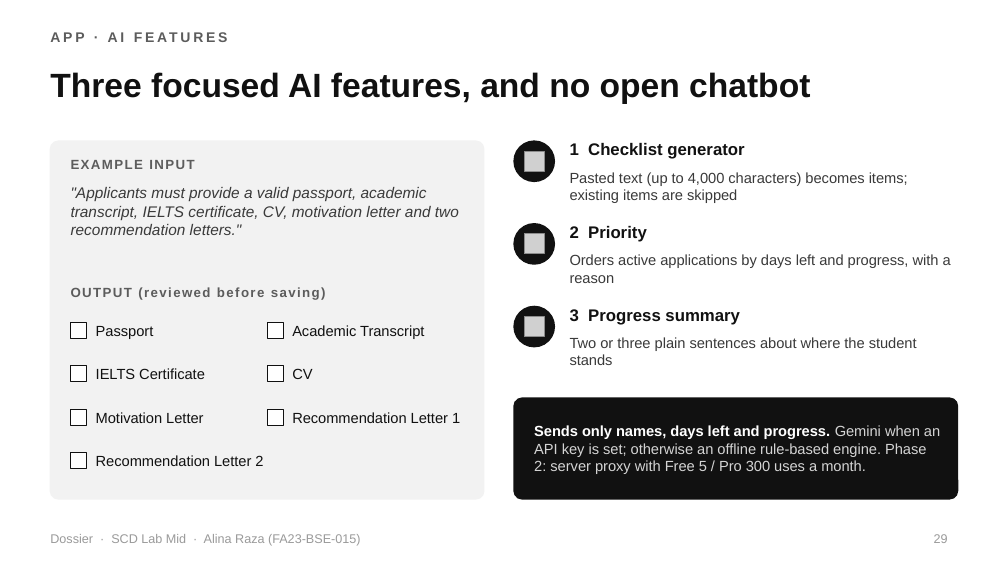
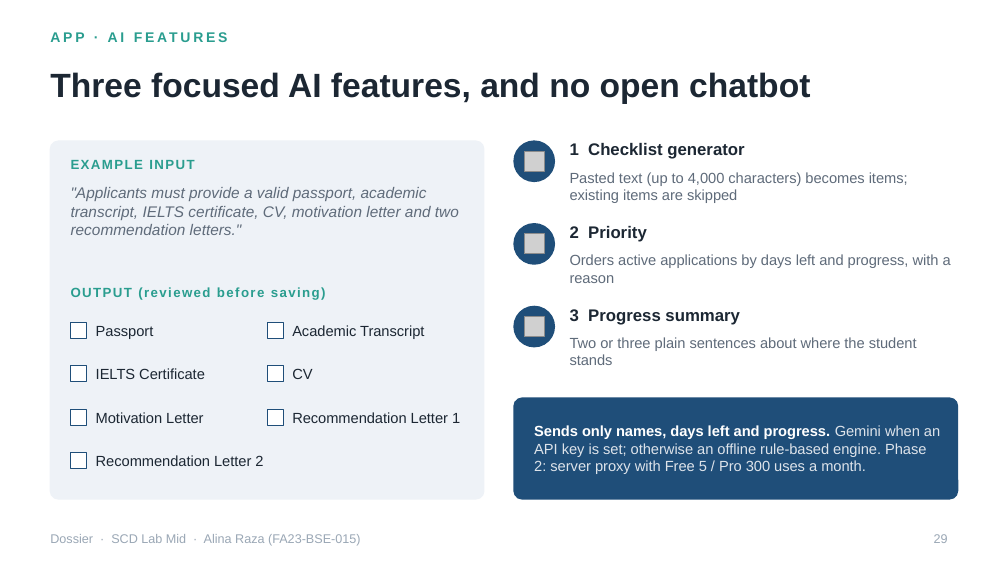
Before and after one commit to alinaraza2017/dossier, a slide deck: slide 29 of presentation_prep/02_Dossier_SCD_Lab_Mid.pptx. Drawn at 1008x567 pixels with LibreOffice and Linux fonts; fonts in the diff are those of the drawing; grey boxes stand for pictures. Boxes give left, top, right and bottom in pixels: in the first picture for what was removed or moved away, otherwise in the second. Text is boxed around its words. In the diff, an @@ line names an element or a change of style, - is before the commit and + after.

```diff
--- a/presentation_prep/02_Dossier_SCD_Lab_Mid.pptx
+++ b/presentation_prep/02_Dossier_SCD_Lab_Mid.pptx
@@ rounded rectangle at <box>50,141,484,499</box>: fill #F2F2F2 to #EEF2F7; outline #F2F2F2 1 pt to #EEF2F7 1 pt @@
@@ text colour #5C5C5C to #2A9D8F in 3 elements at <box>50,28,958,53</box>, <box>71,160,194,169</box>, <box>71,287,326,300</box> @@
@@ text colour #111111 to #1C2733 in 11 elements at <box>50,72,810,104</box>, <box>96,326,154,339</box>, <box>292,325,424,339</box>, <box>96,368,205,379</box>, <box>292,368,312,379</box>, <box>96,412,203,423</box>, <box>292,412,460,423</box>, <box>96,455,263,466</box>, <box>570,143,744,159</box>, <box>570,226,647,242</box>, <box>570,309,740,325</box> @@
@@ text colour #3A3A3A to #5F6B7A in 4 elements at <box>71,187,459,235</box>, <box>570,172,908,203</box>, <box>570,254,951,283</box>, <box>570,337,917,365</box> @@
@@ fill #111111 to #1F4E79; outline #111111 1 pt to #1F4E79 1 pt in 4 elements at <box>514,141,554,181</box>, <box>514,224,554,264</box>, <box>514,306,554,347</box>, <box>514,398,958,499</box> @@
@@ text "Sends only names, days left ..." at <box>534,425,940,474</box>: text colour #D4D4D4 to #DDE3EA in "Gemini when an API key is set; ..." @@
@@ outline #111111 0.75 pt to #1F4E79 0.75 pt in 7 elements at <box>71,323,87,339</box>, <box>267,323,283,339</box>, <box>71,366,87,382</box>, <box>267,366,283,382</box>, <box>71,409,87,425</box>, <box>267,409,283,425</box>, <box>71,453,87,469</box> @@
@@ text "Dossier · SCD Lab Mid ..." at <box>50,534,360,546</box>: text colour #9A9A9A to #9AA7B5 @@
@@ page number at <box>934,534,948,543</box>: text colour #9A9A9A to #9AA7B5 @@
```
Also in this commit, not shown: 32 other slides changed, 5 other files.
